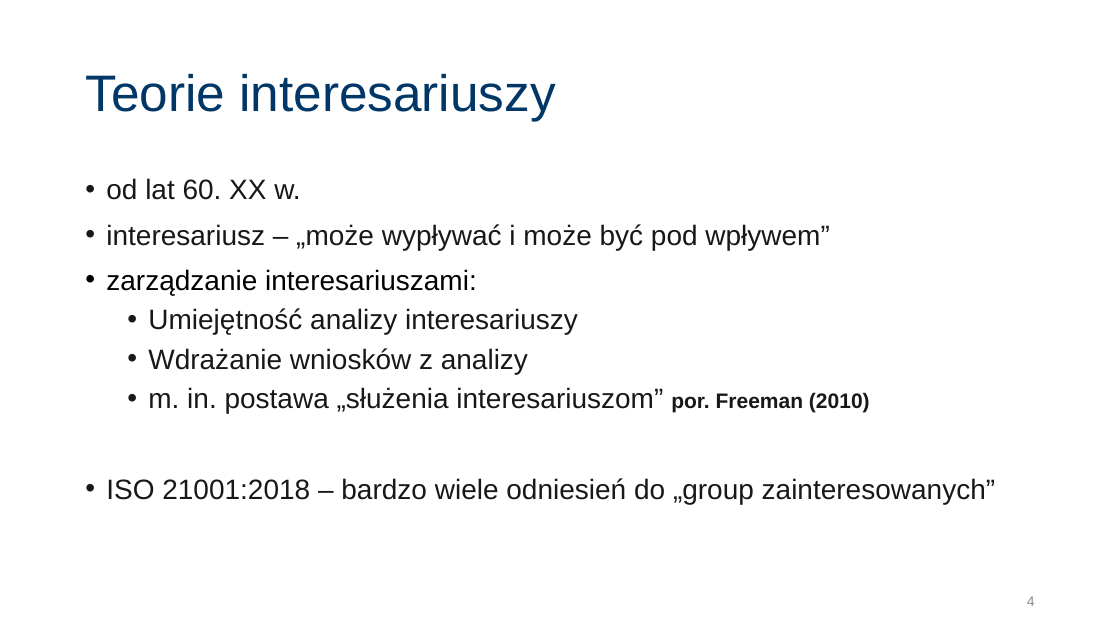
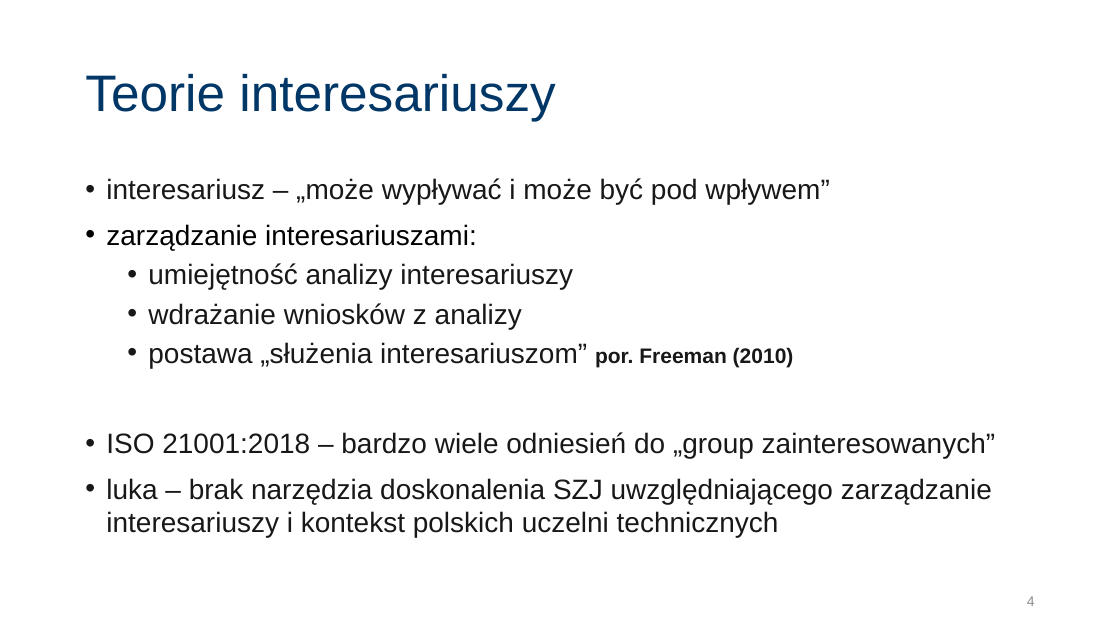
Before and after one commit to JeanPaulSzefler/doktorat_git, a slide deck: slide 4 of Obrona_JPSZEFLER/JPSZEFLER_ObronaDoktoratu_v0.1.pptx. Drawn at 1120x630 pixels with LibreOffice and Linux fonts; fonts in the diff are those of the drawing. Boxes give left, top, right and bottom in pixels: in the first picture for what was removed or moved away, otherwise in the second. Text is boxed around its words. In the diff, an @@ line names an element or a change of style, - is before the commit and + after.

Commit message:
NowaPrezentacjaNaObronę_v0.2
Dodatkowo, analizy testu U Manna-Whitney'a

```diff
--- a/Obrona_JPSZEFLER/JPSZEFLER_ObronaDoktoratu_v0.1.pptx
+++ b/Obrona_JPSZEFLER/JPSZEFLER_ObronaDoktoratu_v0.1.pptx
@@ text at [106,178,300,200]: paragraph removed @@
-• od lat 60. XX w.
@@ text at [148,263,794,368]: text changed @@
-  • Umiejętność analizy interesariuszy
-  • Wdrażanie wniosków z analizy
-  • m. in. postawa „służenia interesariuszom” por. Freeman (2010)
+  • umiejętność analizy interesariuszy
+  • wdrażanie wniosków z analizy
+  • postawa „służenia interesariuszom” por. Freeman (2010)
@@ text at [106,478,992,538]: paragraph added @@
+• luka – brak narzędzia doskonalenia SZJ uwzględniającego zarządzanie interesariuszy i kontekst polskich uczelni technicznych
```
Also in this commit, not shown: 3 other slides changed, 3 slides added, 5 slides removed, 2 other files.
